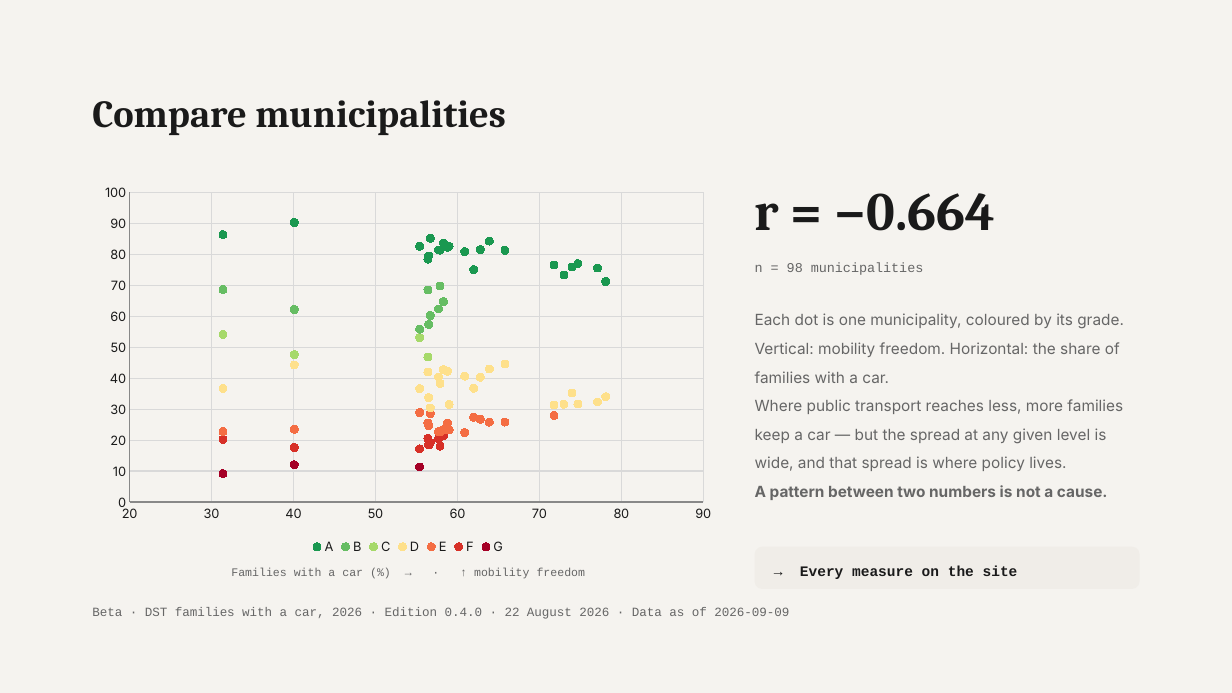
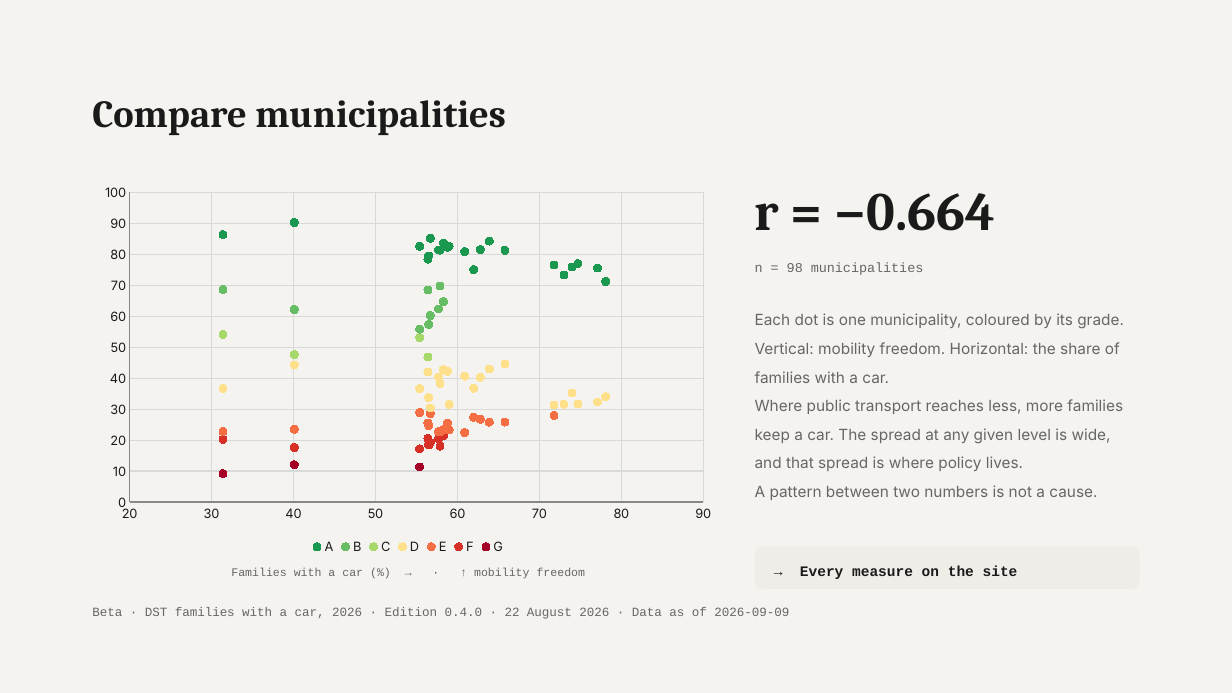
Before and after one commit to betamobility/slides, a slide deck: slide 14 of decks/mobilitetsatlas-intro/Mobilitetsatlas-introduktion.pptx. Drawn at 1232x693 pixels with LibreOffice and Linux fonts; fonts in the diff are those of the drawing. Boxes give left, top, right and bottom in pixels: in the first picture for what was removed or moved away, otherwise in the second. Text is boxed around its words. In the diff, an @@ line names an element or a change of style, - is before the commit and + after.

```diff
--- a/decks/mobilitetsatlas-intro/Mobilitetsatlas-introduktion.pptx
+++ b/decks/mobilitetsatlas-intro/Mobilitetsatlas-introduktion.pptx
@@ text at <box>755,399,1123,471</box>: text changed @@
-Where public transport reaches less, more families keep a car — but the spread at any given level is wide, and that spread is where policy lives.
+Where public transport reaches less, more families keep a car. The spread at any given level is wide, and that spread is where policy lives.
@@ text at <box>755,485,1097,500</box>: bold off in "A pattern between two numbers is not ..." @@
```
Also in this commit, not shown: 11 other slides changed, 2 other files.
